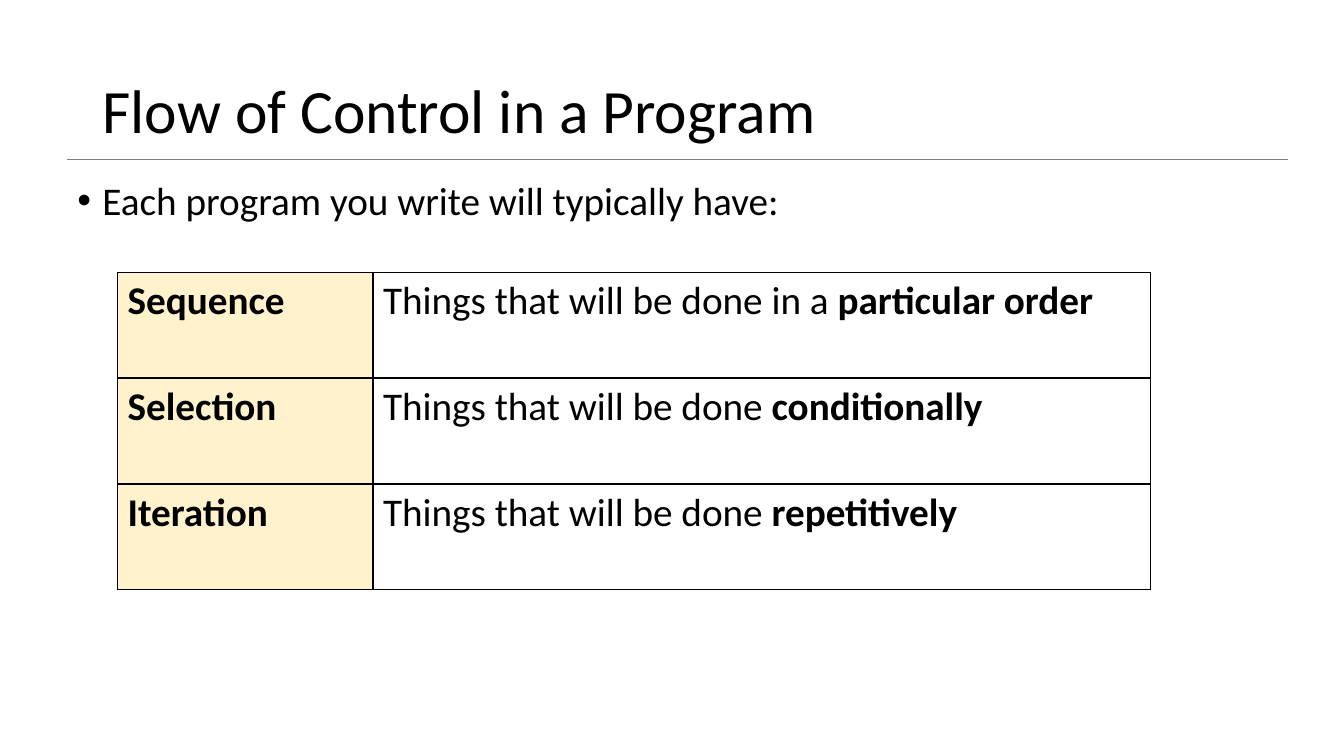
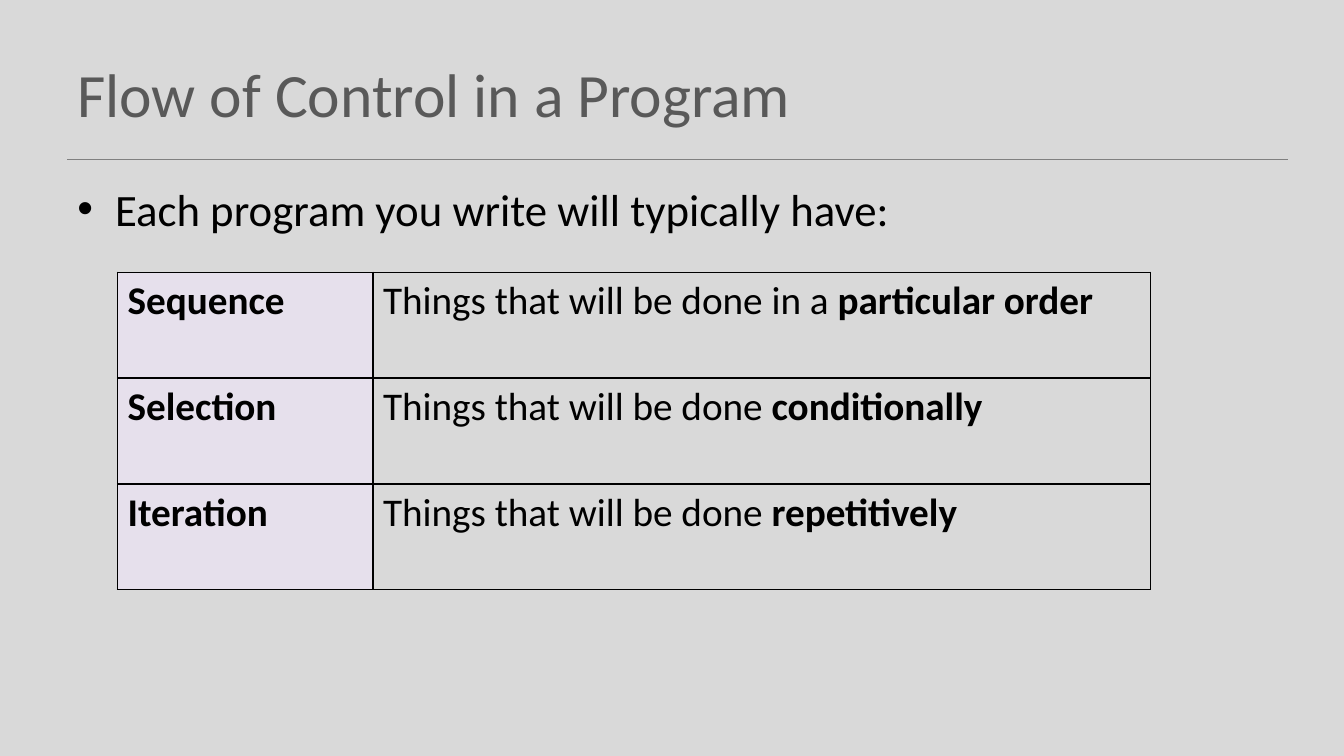
Before and after one commit to Programming-Fundamentals-SETU/prog-fund-1-sept-25, a slide deck: slide 7 of topic01-objects-and-classes/unit-1/talk-1-bluej/getting-started-bluej.pptx. Drawn at 1344x756 pixels with LibreOffice and Linux fonts; fonts in the diff are those of the drawing. Boxes give left, top, right and bottom in pixels: in the first picture for what was removed or moved away, otherwise in the second. Text is boxed around its words. In the diff, an @@ line names an element or a change of style, - is before the commit and + after.

```diff
--- a/topic01-objects-and-classes/unit-1/talk-1-bluej/getting-started-bluej.pptx
+++ b/topic01-objects-and-classes/unit-1/talk-1-bluej/getting-started-bluej.pptx
@@ background #FFFFFF to #D9D9D9 @@
@@ title "Flow of Control in a ...": place and size @@
-title "Flow of Control in a ..." at bbox=[102, 90, 816, 144]
+title "Flow of Control in a ..." at bbox=[77, 74, 791, 128]
@@ title "Flow of Control in a ..." at bbox=[77, 74, 791, 128]: text colour #000000 to #595959; line spacing 0.9 to 1 @@
@@ text "Each program you write will ..." at bbox=[115, 195, 888, 234]: size 28 to 32 pt; indent changed; line spacing 0.9 to 1; less space between paragraphs @@
@@ table at bbox=[118, 272, 1151, 585] @@
@@ fill #FFF2CC to #E6E0EC in 3 cells @@
```
Also in this commit, not shown: 17 other slides changed, 13 other files.
